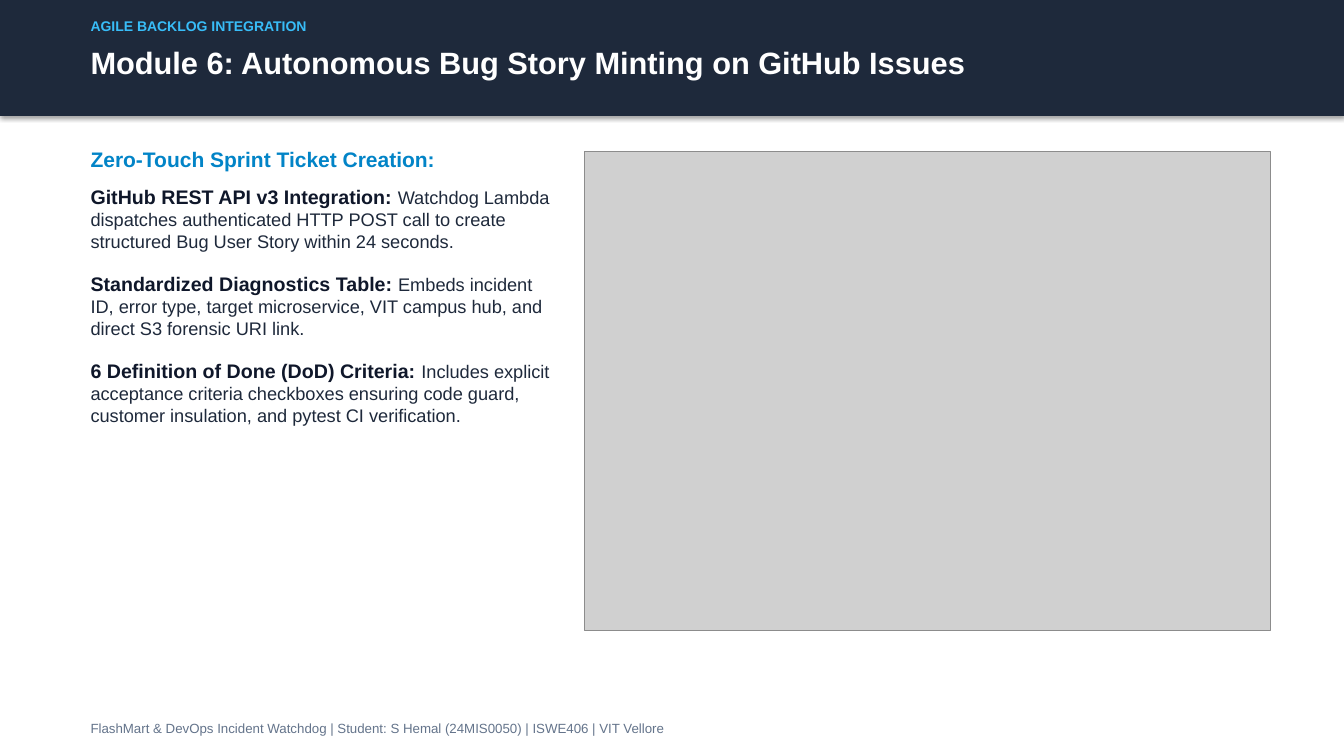
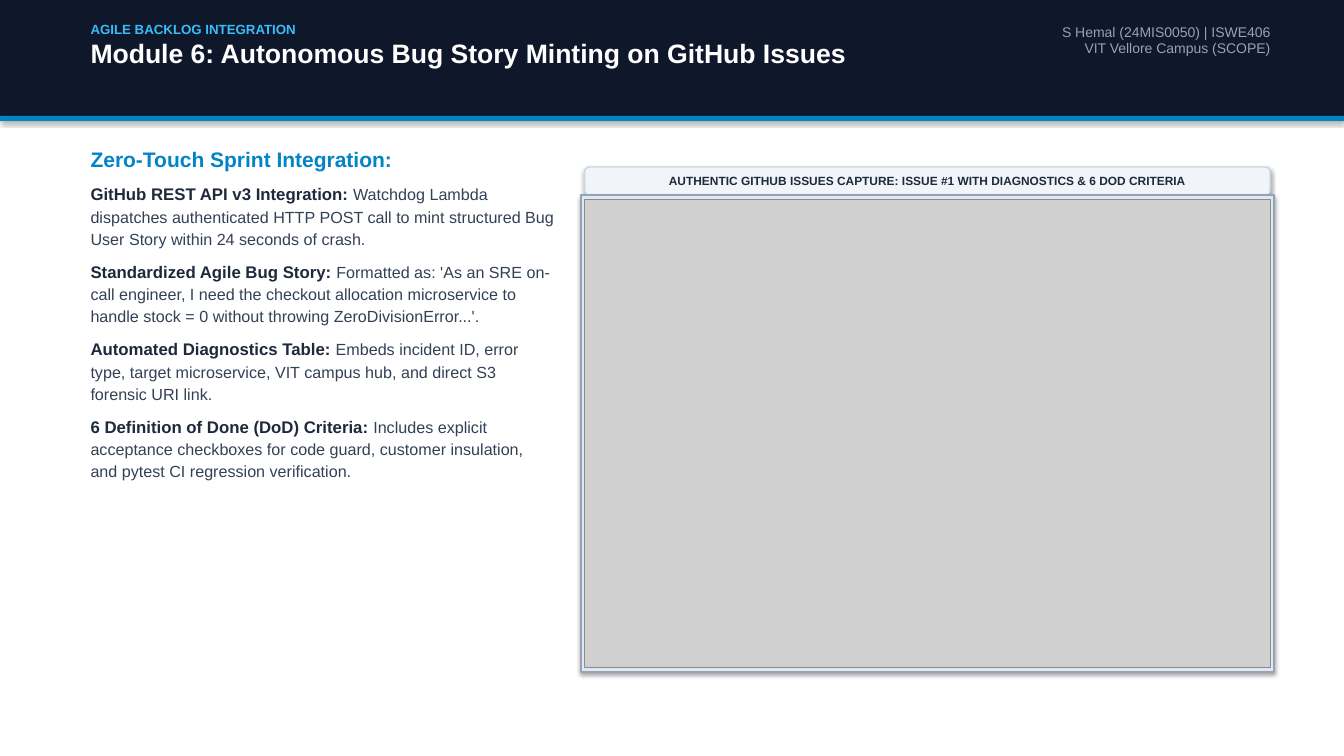
Before and after one commit to hemalexe/devopss-incident-watchdog, a slide deck: slide 11 of FlashMart_Incident_Watchdog_Application_Guide.pptx (slide 9 before the commit). Drawn at 1344x756 pixels with LibreOffice and Linux fonts; fonts in the diff are those of the drawing; grey boxes stand for pictures. Boxes give left, top, right and bottom in pixels: in the first picture for what was removed or moved away, otherwise in the second. Text is boxed around its words. In the diff, an @@ line names an element or a change of style, - is before the commit and + after.

Commit message:
feat(presentation): replace synthetic mockups with authentic outputs from AWS S3, GitHub, live app, and terminal

```diff
--- a/FlashMart_Incident_Watchdog_Application_Guide.pptx
+++ b/FlashMart_Incident_Watchdog_Application_Guide.pptx
@@ rectangle at [0,0,1344,116]: fill #1E293B to #0F172A @@
@@ text "AGILE BACKLOG INTEGRATION": place and size @@
-text "AGILE BACKLOG INTEGRATION" at [91,51,965,79]
+text "AGILE BACKLOG INTEGRATION" at [91,24,846,69]
@@ text at [91,24,295,34]: paragraph added @@
+AGILE BACKLOG INTEGRATION
@@ text removed at [91,21,306,31] @@
-AGILE BACKLOG INTEGRATION
@@ text at [1062,27,1270,56]: text changed; size 9.5 to 10 pt; text colour #64748B to #94A3B8 @@
-FlashMart & DevOps Incident Watchdog | Student: S Hemal (24MIS0050) | ISWE406 | VIT Vellore
+S Hemal (24MIS0050) | ISWE406
+VIT Vellore Campus (SCOPE)
@@ text at [91,43,846,69]: size 22 to 19 pt in "Module 6: Autonomous Bug Story Minting on ..." @@
@@ rectangle added at [0,116,1344,121], fill #0284C7 @@
@@ text at [91,151,554,481]: text changed; size 13 to 11.5 pt; text colour #1E293B to #334155 @@
-Zero-Touch Sprint Ticket Creation:
-GitHub REST API v3 Integration: Watchdog Lambda dispatches authenticated HTTP POST call to create structured Bug User Story within 24 seconds.
-Standardized Diagnostics Table: Embeds incident ID, error type, target microservice, VIT campus hub, and direct S3 forensic URI link.
-6 Definition of Done (DoD) Criteria: Includes explicit acceptance criteria checkboxes ensuring code guard, customer insulation, and pytest CI verification.
+Zero-Touch Sprint Integration:
+GitHub REST API v3 Integration: Watchdog Lambda dispatches authenticated HTTP POST call to mint structured Bug User Story within 24 seconds of crash.
+Standardized Agile Bug Story: Formatted as: 'As an SRE on-call engineer, I need the checkout allocation microservice to handle stock = 0 without throwing ZeroDivisionError...'.
+Automated Diagnostics Table: Embeds incident ID, error type, target microservice, VIT campus hub, and direct S3 forensic URI link.
+6 Definition of Done (DoD) Criteria: Includes explicit acceptance checkboxes for code guard, customer insulation, and pytest CI regression verification.
@@ rounded rectangle added at [585,167,1270,196], fill #F1F5F9, outline #CBD5E1 1 pt, 8.5 pt, text #1E293B, bold @@
+AUTHENTIC GITHUB ISSUES CAPTURE: ISSUE #1 WITH DIAGNOSTICS & 6 DOD CRITERIA
@@ rectangle added at [581,196,1274,673], fill #E2E8F0, outline #94A3B8 1.5 pt @@
@@ picture: place and size @@
-picture at [585,151,1270,631]
+picture at [585,200,1270,668]
```
Also in this commit, not shown: 8 other slides changed, 7 slides added, 5 slides removed, 22 other files.
